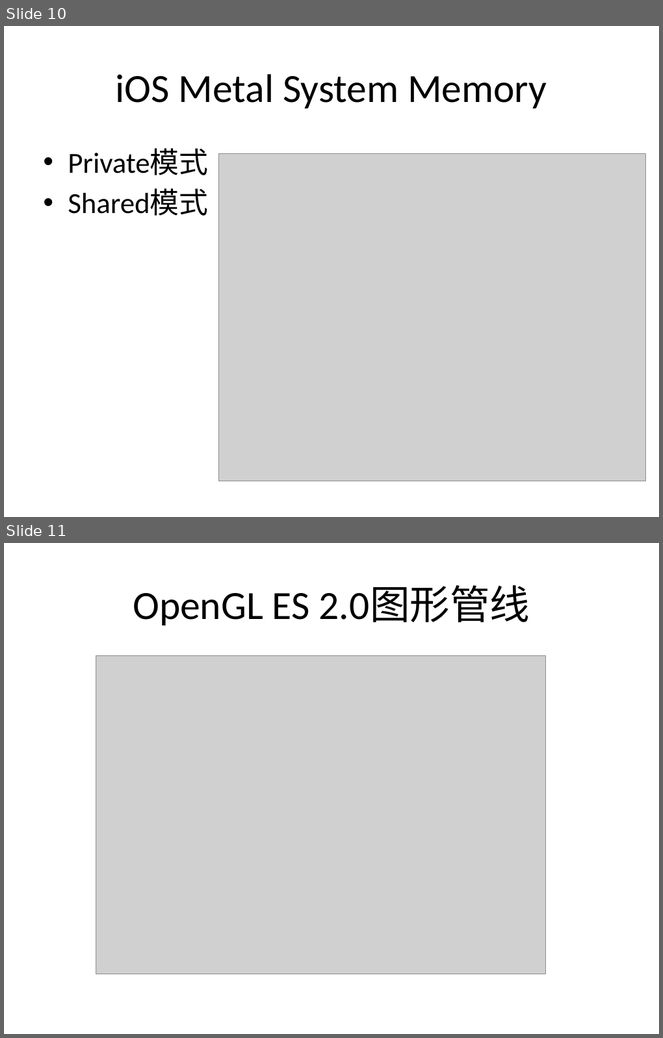
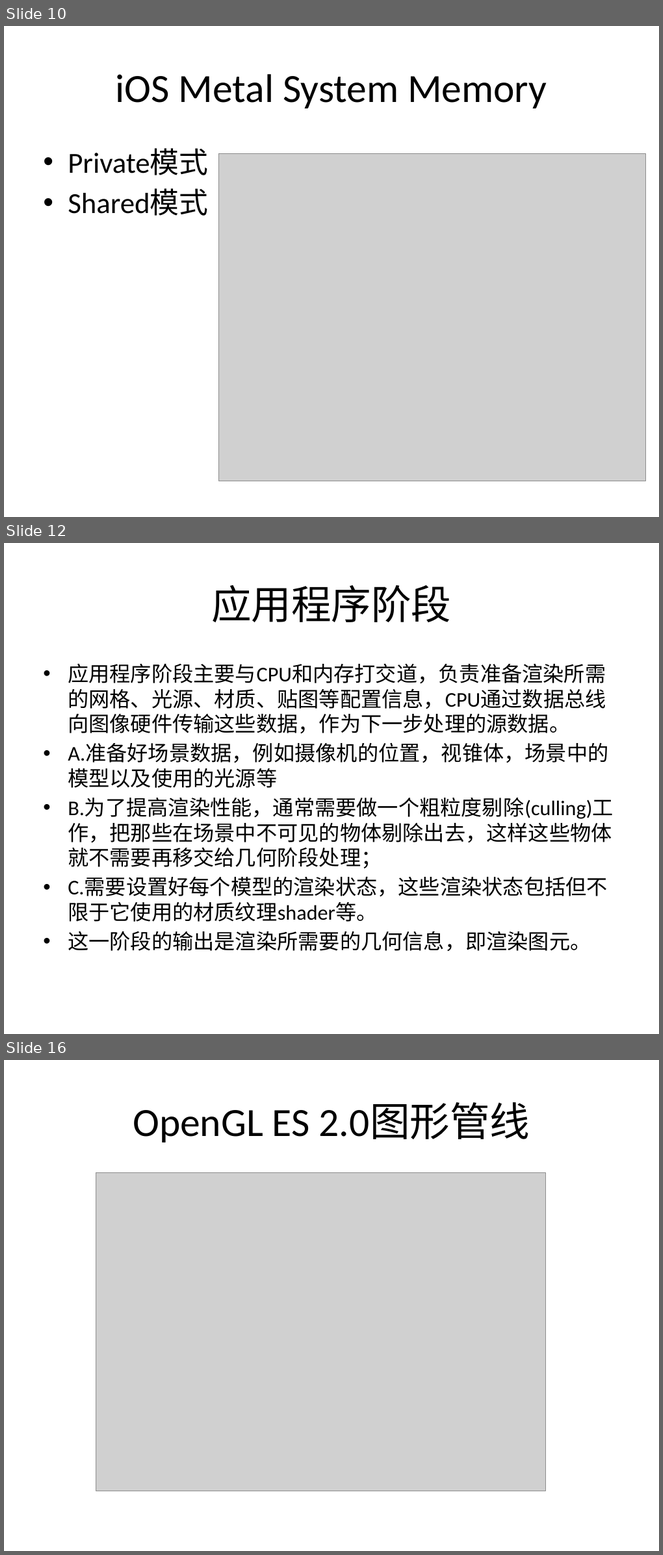
Before and after one commit to eangulee/UnityPerformanceOptimization, a slide deck: GPU Render Pipepline.pptx. Shown one above the other, each under a label of ours: slides 10 and 11 before the commit, slides 10, 12 and 16 after it; the slides between them are not shown. The pictures are 663x1038 and 663x1555 pixels, drawn with LibreOffice and Linux fonts; fonts in the diff are those of the drawing; grey boxes stand for pictures. Boxes give left, top, right and bottom in pixels: in the first picture for what was removed or moved away, otherwise in the second. Text is boxed around its words. In the diff, an @@ line names an element or a change of style, - is before the commit and + after.

Commit message:
新增渲染管线流程文字描述

```diff
--- a/GPU Render Pipepline.pptx
+++ b/GPU Render Pipepline.pptx
@@ slide 12 added at (4,543,659,1034), background #FFFFFF @@
@@ title added at (211,585,452,622), 44 pt, text #000000 @@
+应用程序阶段
@@ text added at (68,663,614,952), 23 pt, text #000000 @@
+• 应用程序阶段主要与CPU和内存打交道，负责准备渲染所需的网格、光源、材质、贴图等配置信息，CPU通过数据总线向图像硬件传输这些数据，作为下一步处理的源数据。
+• A.准备好场景数据，例如摄像机的位置，视锥体，场景中的模型以及使用的光源等
+• B.为了提高渲染性能，通常需要做一个粗粒度剔除(culling)工作，把那些在场景中不可见的物体剔除出去，这样这些物体就不需要再移交给几何阶段处理；
+• C.需要设置好每个模型的渲染状态，这些渲染状态包括但不限于它使用的材质纹理shader等。
+• 这一阶段的输出是渲染所需要的几何信息，即渲染图元。
@@ what was slide 11 is now slide 16 @@
```
Also in this commit, not shown: 4 slides changed, 4 other slides added.
